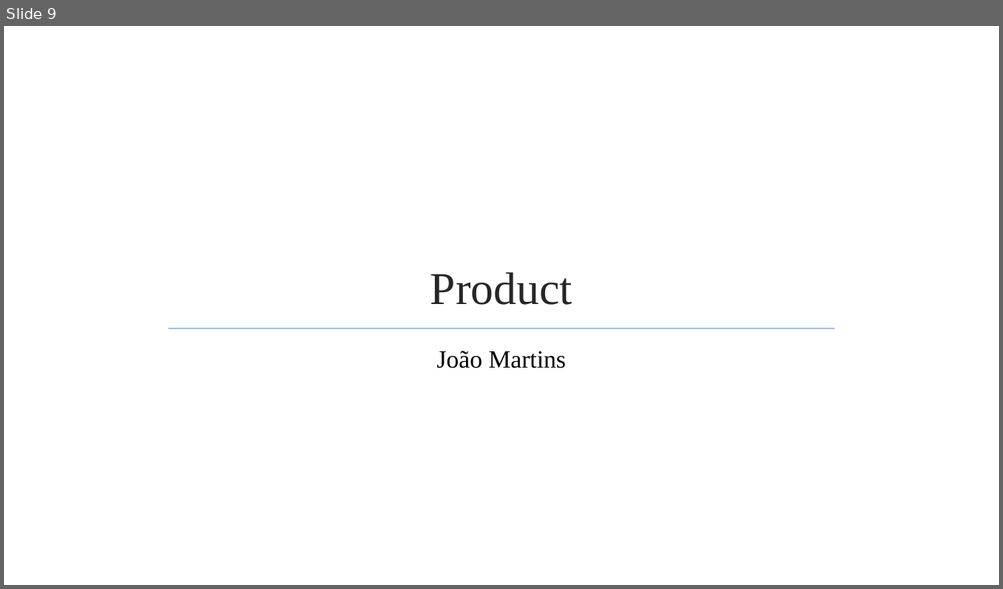
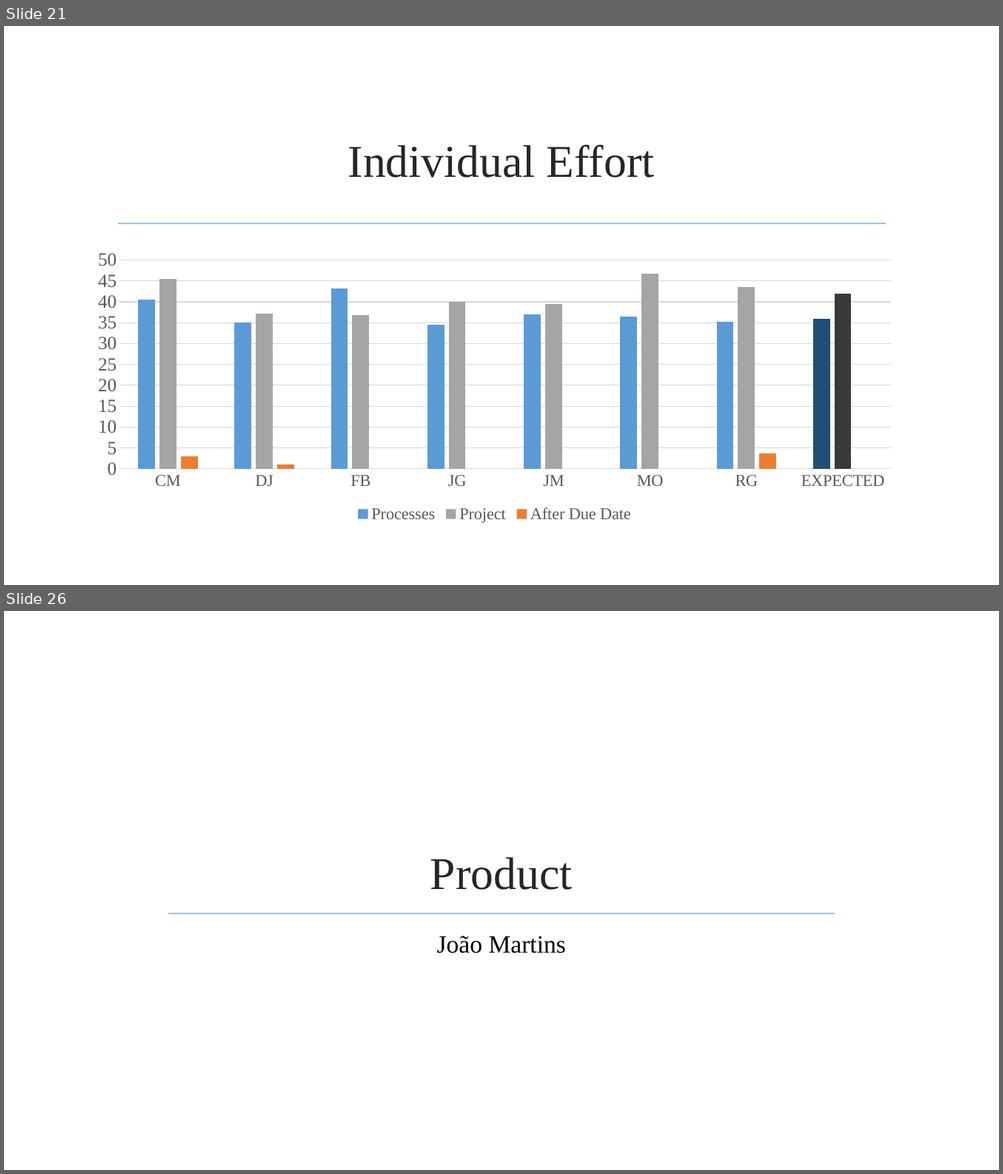
Before and after one commit to jmgirao/projetosoftware1213, a slide deck: Final Presentation/Presentation.pptx. Shown one above the other, each under a label of ours: slide 9 before the commit, slides 21 and 26 after it; the slides between them are not shown. The pictures are 1003x589 and 1003x1174 pixels, drawn with LibreOffice and Linux fonts; fonts in the diff are those of the drawing; background and template pictures are left out. Boxes give left, top, right and bottom in pixels: in the first picture for what was removed or moved away, otherwise in the second. Text is boxed around its words. In the diff, an @@ line names an element or a change of style, - is before the commit and + after.

```diff
--- a/Final Presentation/Presentation.pptx
+++ b/Final Presentation/Presentation.pptx
@@ slide 21 added at (4,26,999,585), background picture (left out) @@
@@ title added at (348,144,654,178), 44 pt, text #262626 @@
+Individual Effort
@@ line added from (118, 224) to (885, 224), #9DC3E6 1.25 pt @@
@@ column chart added at (82,244,908,528) @@
+categories: CM, DJ, FB, JG, JM, MO, RG, EXPECTED
+Processes: 40, 35, 43, 34, 37, 36, 35, 36
+Project: 46, 37, 37, 40, 40, 47, 44, 42
+After Due Date: 3, 1, -, -, -, -, 4, -
@@ what was slide 9 is now slide 26 @@
```
Also in this commit, not shown: 19 other slides added.
